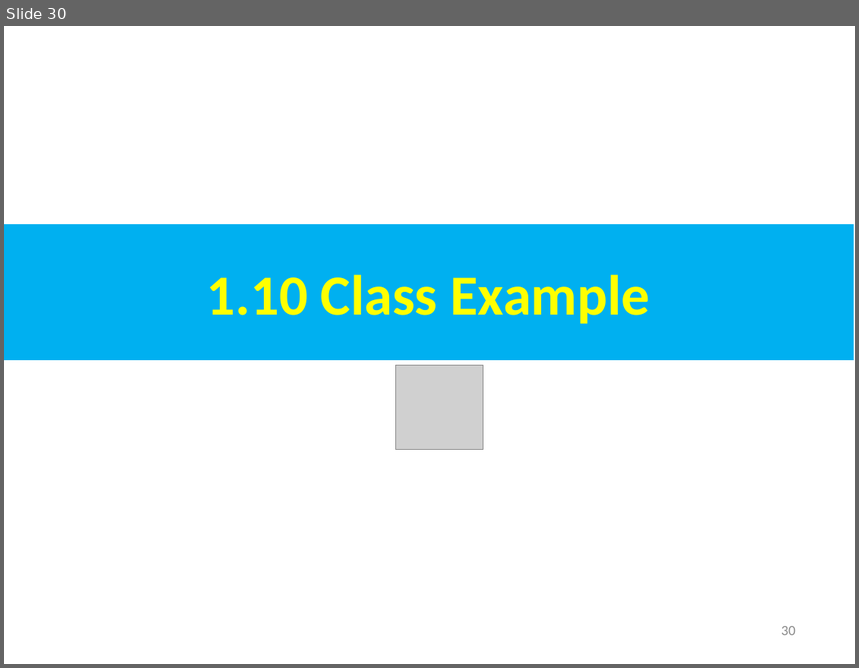
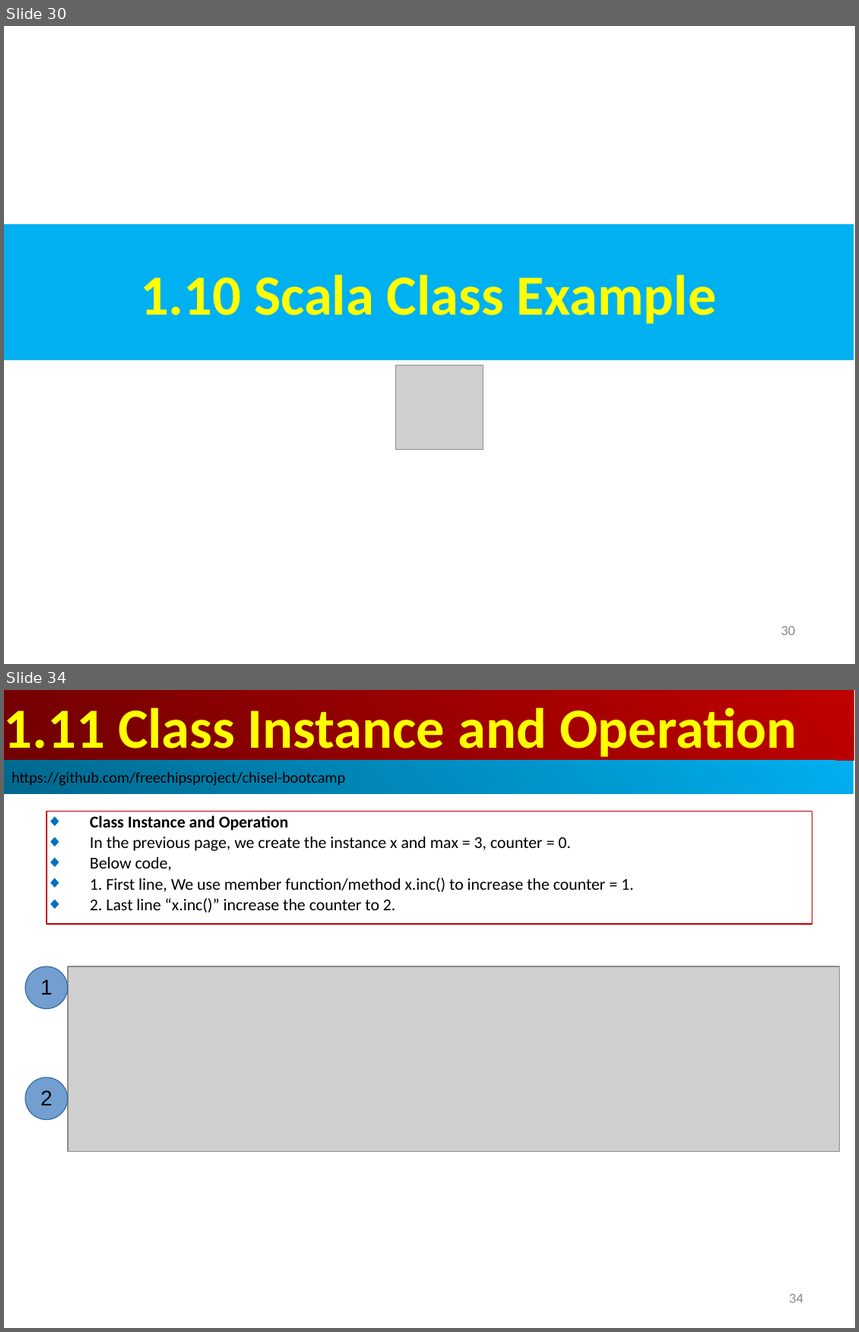
Before and after one commit to peterhchen/AIU_CS800_Chisel, a slide deck: 300_UCB_BC/001_Scala/000_Video/001_Scala.ppt. Shown one above the other, each under a label of ours: slide 30 before the commit, slides 30 and 34 after it; the slides between them are not shown. The pictures are 859x668 and 859x1332 pixels, drawn with LibreOffice and Linux fonts; fonts in the diff are those of the drawing; grey boxes stand for pictures. Boxes give left, top, right and bottom in pixels: in the first picture for what was removed or moved away, otherwise in the second. Text is boxed around its words. In the diff, an @@ line names an element or a change of style, - is before the commit and + after.

```diff
--- a/300_UCB_BC/001_Scala/000_Video/001_Scala.ppt
+++ b/300_UCB_BC/001_Scala/000_Video/001_Scala.ppt
@@ slide 34 added at (4, 690, 855, 1328), background #FFFFFF @@
@@ rectangle added at (4, 690, 854, 761), fill gradient #BF0000 to #710000, 48 pt, text #FFFF00, bold @@
+1.11 Class Instance and Operation
@@ rectangle added at (4, 761, 854, 794), fill gradient #00AFEF to #00688E, 13 pt, text #000000 @@
+https://github.com/freechipsproject/chisel-bootcamp
@@ rectangle added at (47, 811, 813, 924), outline #C00000 0.74 pt, 14 pt, text #000000 @@
+◆ Class Instance and Operation
+◆ In the previous page, we create the instance x and max = 3, counter = 0.
+◆ Below code,
+◆ 1. First line, We use member function/method x.inc() to increase the counter = 1.
+◆ 2. Last line “x.inc()” increase the counter to 2.
@@ ellipse added at (25, 967, 68, 1009), fill #729FCF, outline #3465A4 0.74 pt, 18 pt, text #000000 @@
+1
@@ picture added at (68, 967, 840, 1151) @@
@@ ellipse added at (25, 1078, 68, 1120), fill #729FCF, outline #3465A4 0.74 pt, 18 pt, text #000000 @@
+2
@@ page number added at (789, 1294, 804, 1303), 12 pt, text #8B8B8B @@
+34
@@ slide 30 changed as well @@
@@ text in rectangle at (140, 275, 717, 324): text changed @@
-1.10 Class Example
+1.10 Scala Class Example
```
Also in this commit, not shown: 4 other slides changed, 8 other slides added.
